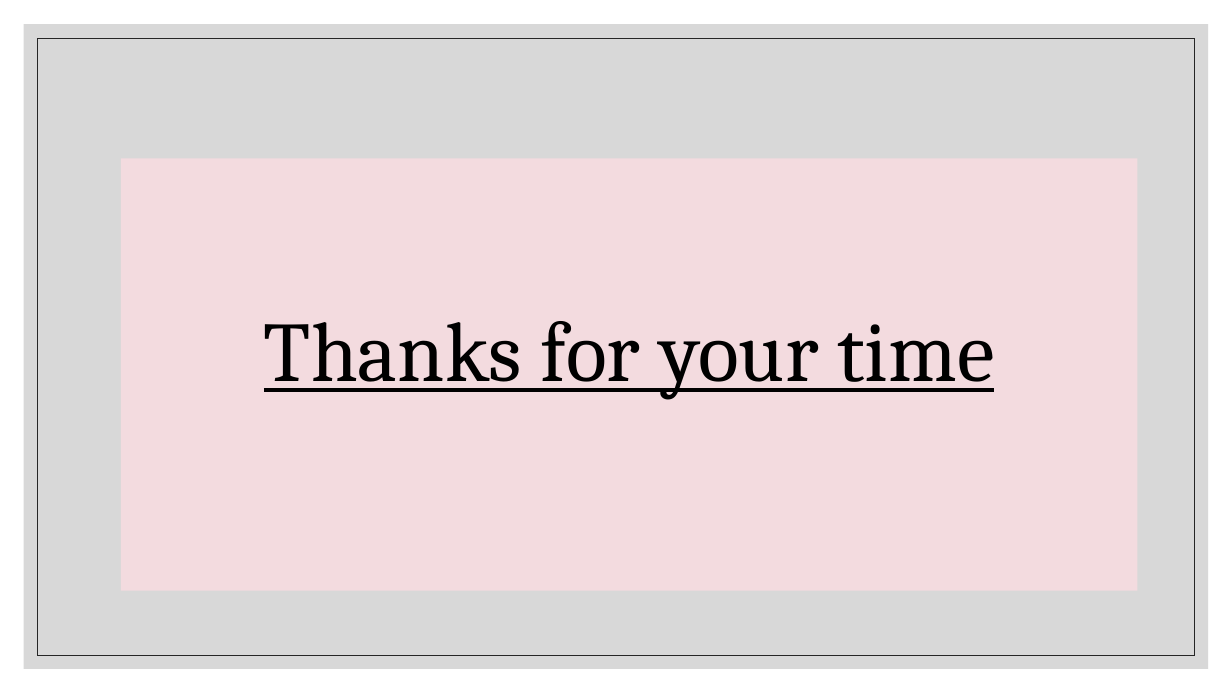
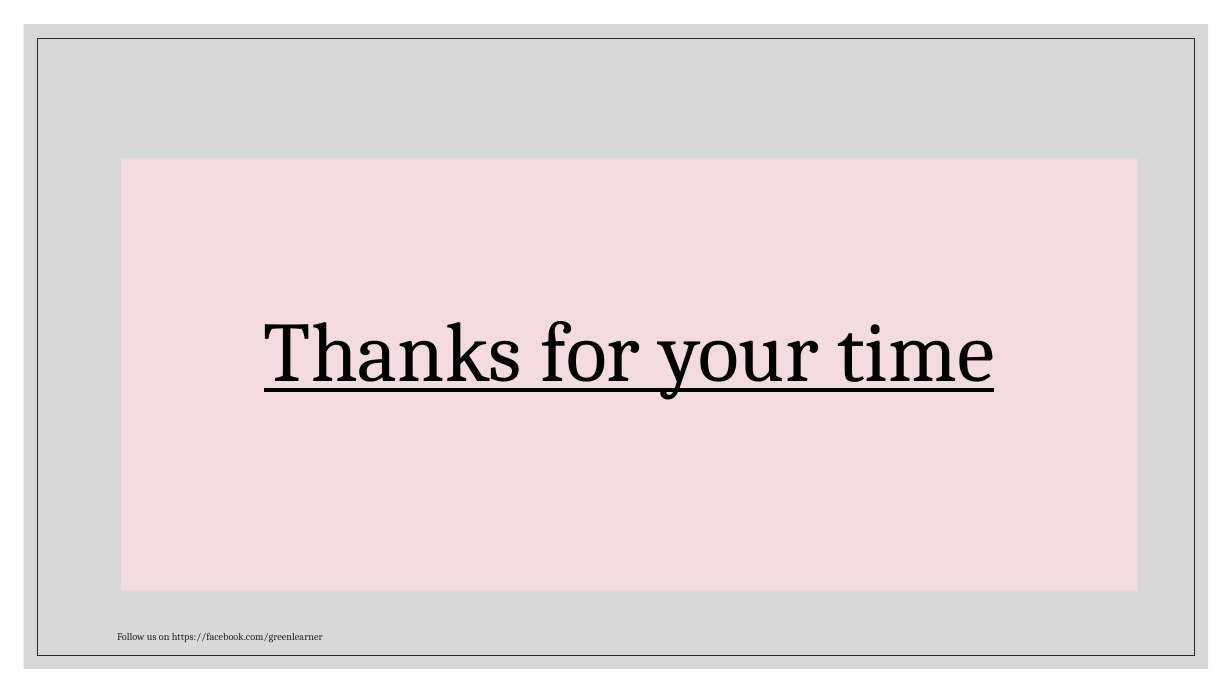
Before and after one commit to codefarm0/ApiGateway, a slide deck: slide 13 of API GATEWAY.pptx (slide 12 before the commit). Drawn at 1232x693 pixels with LibreOffice and Linux fonts; fonts in the diff are those of the drawing. Boxes give left, top, right and bottom in pixels: in the first picture for what was removed or moved away, otherwise in the second. Text is boxed around its words. In the diff, an @@ line names an element or a change of style, - is before the commit and + after.

```diff
--- a/API GATEWAY.pptx
+++ b/API GATEWAY.pptx
@@ text added at (x1=117, y1=633, x2=323, y2=642), 8 pt, text #262626 @@
+Follow us on https://facebook.com/greenlearner
```
Also in this commit, not shown: 11 other slides changed, 1 slide added, 43 other files.
